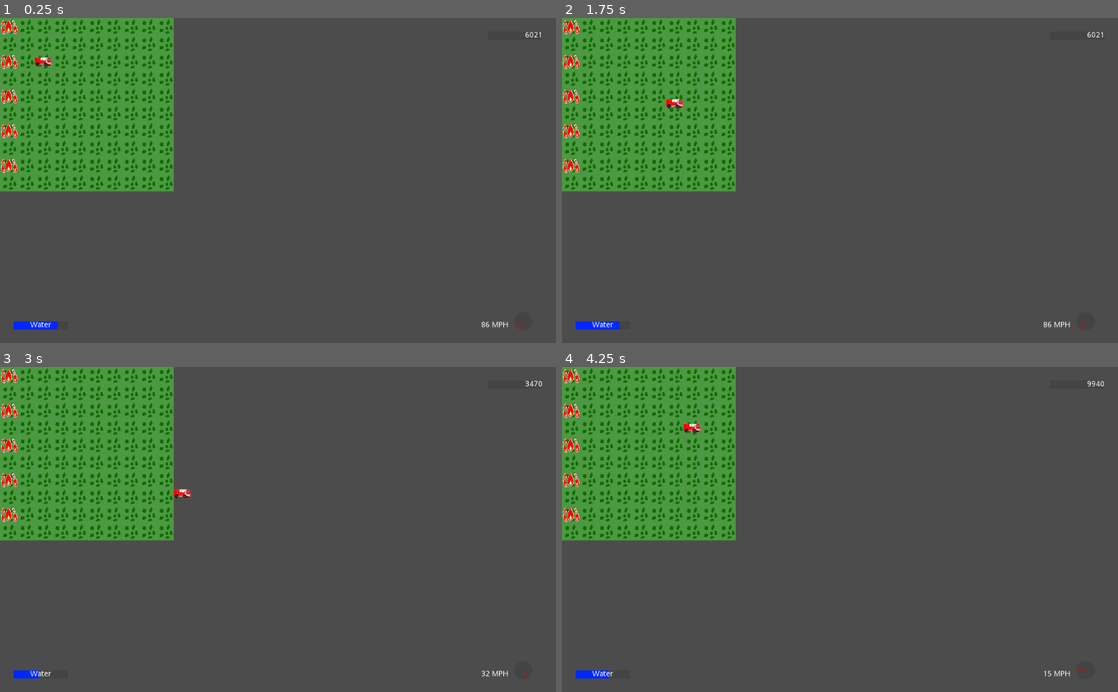
Above: before the commit, frames 1-4 (two rows, left to right).
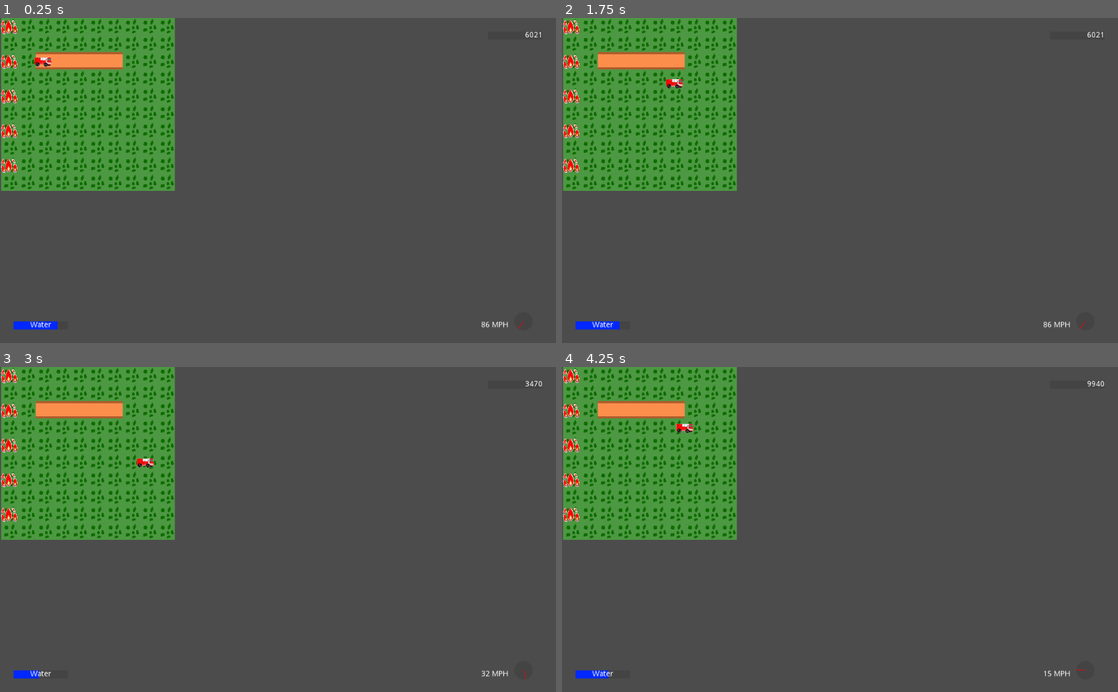
Above: after the commit, the same moments.

Repository: ConsoleCowboysInCyberspace/inferno
Game: Godot game, scene res://main_level.tscn
Same seed, same stepped clock (60 frames per second), same inputs: the game is played once before the commit and once after it.
Inputs:
- Up to frame 1 (0.25 s): no input
- Up to frame 2 (1.75 s): tap Enter at 0.5 s; hold D (truck_right) 0.53-1.28 s; hold S (truck_down) from 1.28 s (still down)
- Up to frame 3 (3 s): release S (truck_down) at 2.03 s; hold D (truck_right) 2.03-2.78 s; hold W (truck_up) from 2.78 s (still down)
- Up to frame 4 (4.25 s): release W (truck_up) at 3.53 s; hold A (truck_left) from 3.53 s (still down)

The runs differ from the first frame. In frame 1, 4.1% of the frame differs, in the area x 0-32%, y 0-54%; in frame 2, 4.3%; in frame 3, 4.3%; in frame 4, 4.3%.

Commit message:
truck changes speed on certain tiles

Diff:
--- a/main_level.tscn
+++ b/main_level.tscn
@@ -28,10 +28,11 @@
 [node name="GUI" parent="." instance=ExtResource( 5 )]
 
 [node name="worldMap" type="TileMap" parent="."]
+position = Vector2( 2, -1 )
 tile_set = ExtResource( 2 )
 cell_size = Vector2( 32, 32 )
 format = 1
-tile_data = PoolIntArray( 0, 2, 0, 1, 2, 0, 2, 2, 0, 3, 2, 0 …(182 unchanged characters)…  0, 131072, 2, 0, 131073, 2, 0, 131074, 2, 0, 131075, 2, 0, 131076, 2, 0, 131077, 2, 0, 131078, 2, 0, 131079, 2, 0, 131080, 2, 0, 131081, …(987 unchanged characters)…
+tile_data = PoolIntArray( 0, 2, 0, 1, 2, 0, 2, 2, 0, 3, 2, 0 …(182 unchanged characters)…  0, 131072, 2, 0, 131073, 2, 0, 131074, 0, 0, 131075, 0, 0, 131076, 0, 0, 131077, 0, 0, 131078, 0, 0, 131079, 2, 0, 131080, 2, 0, 131081, …(987 unchanged characters)…
 
 [node name="fireMap" type="TileMap" parent="."]
 tile_set = SubResource( 1 )
--- a/scripts/TruckScript.gd
+++ b/scripts/TruckScript.gd
@@ -7,6 +7,7 @@
 var velocity = 0
 var tilePos = Vector2.ZERO
 var targetPos = null
+
 
 onready var controller = get_parent()
 
@@ -40,10 +41,12 @@
 			movingDir = Vector2.ZERO
 		else:
 			targetPos = controller.tileToWorld(tilePos + movingDir)
+			velocity = 200/moveCost
 
 	else:
-		position = position.move_toward(targetPos, 200 * delta)
+		position = position.move_toward(targetPos, velocity * delta)
 		if (position == targetPos):
 			tilePos = controller.worldToTile(position)
 			movingDir = Vector2.ZERO
 			targetPos = null
+			velocity = 0
--- a/scripts/main_level.gd
+++ b/scripts/main_level.gd
@@ -13,8 +13,8 @@
 	if(pos.x >= size.x || pos.x < 0 || pos.y >= size.y || pos.y < 0): # are we out of the grid?
 		return -1
 	else:
-		return 1
-		#return tiles[pos.y][pos.x].movementCost
+		#return 1
+		return tiles[pos.y][pos.x].movementCost
 
 func tileInbounds(tilePos):
 	return worldMap.get_cellv(tilePos) != -1
@@ -30,7 +30,7 @@
 # Constructs a new internal tile object matching the tile in gridMap at the given position
 func getInternalTile(tileMap, pos, nameMap):
 	var id = tileMap.get_cellv(pos)
-	assert(id != 0, "someone should really make sure that the map has no holes in it")
+	#assert(id != 0, "someone should really make sure that the map has no holes in it")
 	var tile = Internal_Tile.new(nameMap[id])
 	tile.pos = pos
 	return tile
